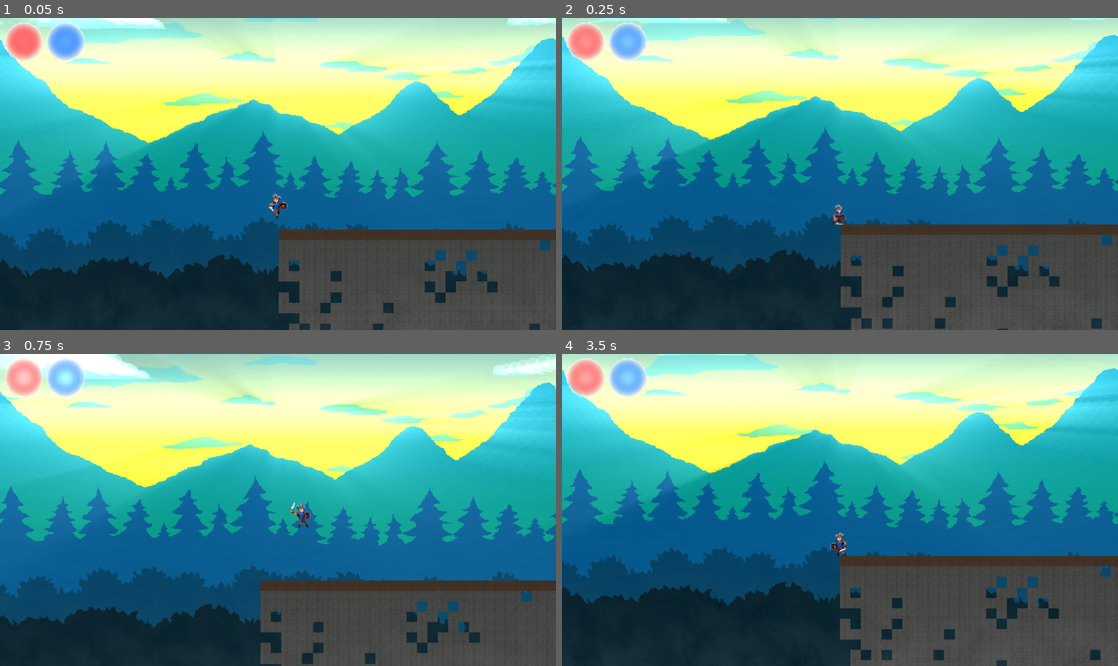
Above: before the commit, frames 1-4 (two rows, left to right).
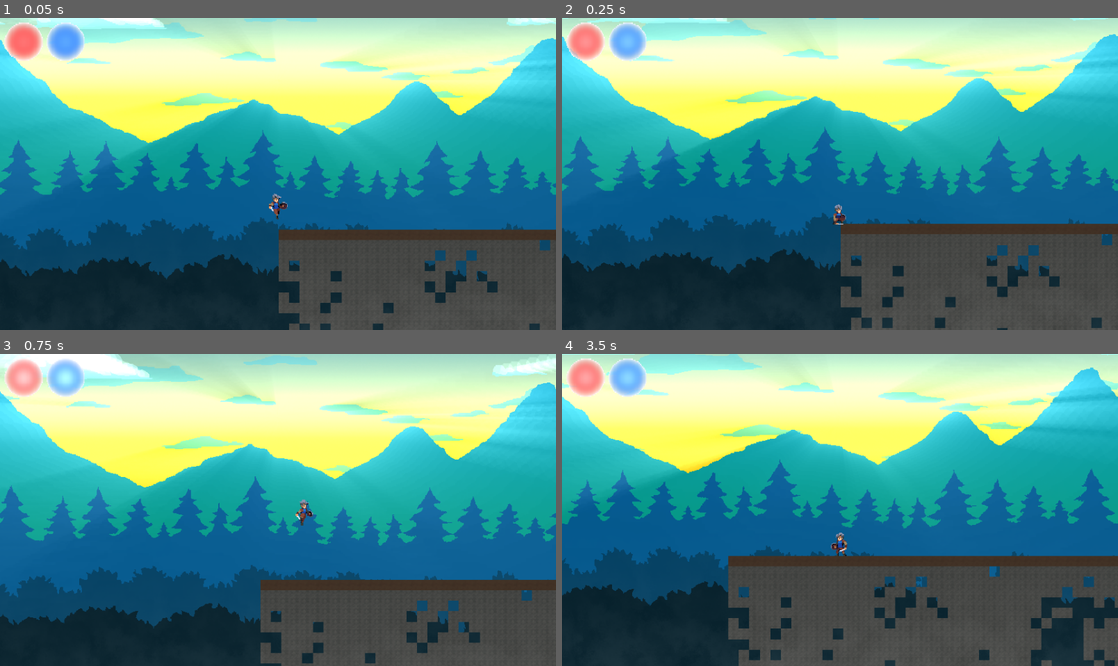
Above: after the commit, the same moments.

Repository: terriblepanic/first-game
Game: Godot game, scene res://scenes/Levels/cave_level.tscn
Two runs of this game, one before a commit and one after it. Both use one fixed random seed, a clock stepped at 60 frames per second and the inputs below. This scene is started directly instead of the project's main scene.
Inputs (mouse positions are in pixels of both pictures, inside the frame that each line leads up to):
- Up to frame 1 (0.05 s): no input
- Up to frame 2 (0.25 s): no input
- Up to frame 3 (0.75 s): tap Enter (ui_accept) at 0.5 s; move the mouse to (400, 494) at 0.52 s; hold D (move_right) from 0.53 s (still down); click (400, 494) at 0.6 s
- Up to frame 4 (3.5 s): tap Space (jump) at 0.77 s; right-click (962, 494) at 0.8 s; release D (move_right) at 1.25 s; drag from (728, 525) to (884, 547) at 1.27 s; move the mouse to (895, 441) at 2.02 s; hold A (move_left) 2.03-2.75 s; click (895, 441) at 2.1 s; right-click (895, 441) at 2.3 s; drag from (812, 572) to (673, 463) at 2.77 s

Frame 1 is identical in both runs. In frame 2, 0.6% of the frame differs, in the area x 0-100%, y 0-100%; in frame 3, 1.2%; in frame 4, 24%.

Commit message:
Finished player

Diff:
--- a/scenes/Levels/cave_level.tscn
+++ b/scenes/Levels/cave_level.tscn
@@ -17,6 +17,10 @@
 [ext_resource type="TileSet" uid="uid://c863tgpflukmr" path="res://assets/tilesets/nature.tres" id="15_nfivy"]
 [ext_resource type="PackedScene" uid="uid://dk5n7gglkk0k5" path="res://scenes/in_game_menu.tscn" id="17_7vjiv"]
 [ext_resource type="PackedScene" uid="uid://i60btftcy6ji" path="res://scenes/HUD.tscn" id="17_ft6cd"]
+
+[sub_resource type="CapsuleShape2D" id="CapsuleShape2D_7vjiv"]
+radius = 6.0
+height = 24.0
 
 [sub_resource type="ShaderMaterial" id="ShaderMaterial_mwfav"]
 shader = ExtResource("13_qmy6f")
@@ -49,6 +53,10 @@
 drag_top_margin = 0.0
 drag_right_margin = 0.0
 drag_bottom_margin = 0.0
+
+[node name="CollisionShape2D_body2" type="CollisionShape2D" parent="Player/Player"]
+position = Vector2(0, -12.525)
+shape = SubResource("CapsuleShape2D_7vjiv")
 
 [node name="ParallaxBackground" type="ParallaxBackground" parent="."]
 
--- a/scenes/Levels/kingdom_holl.tscn
+++ b/scenes/Levels/kingdom_holl.tscn
@@ -16,17 +16,21 @@
 [ext_resource type="Script" uid="uid://cqqc7s7kp8uem" path="res://addons/postfx/effects/VignetteFX.gd" id="13_r68dp"]
 [ext_resource type="PackedScene" uid="uid://dk5n7gglkk0k5" path="res://scenes/in_game_menu.tscn" id="14_4tqme"]
 
-[sub_resource type="Gradient" id="Gradient_sn8u8"]
+[sub_resource type="Gradient" id="Gradient_ucs00"]
 interpolation_mode = 2
 offsets = PackedFloat32Array(0, 0.554348, 0.73913)
 colors = PackedColorArray(1, 1, 1, 0.462745, 1, 1, 1, 0.0392157, 1, 1, 1, 0)
 
 [sub_resource type="GradientTexture2D" id="GradientTexture2D_xosg7"]
-gradient = SubResource("Gradient_sn8u8")
+gradient = SubResource("Gradient_ucs00")
 width = 256
 height = 256
 fill = 1
 fill_from = Vector2(0.5, 0.5)
+
+[sub_resource type="CapsuleShape2D" id="CapsuleShape2D_ucs00"]
+radius = 2.61
+height = 13.3
 
 [sub_resource type="FastNoiseLite" id="FastNoiseLite_4hhpu"]
 frequency = 0.0295
@@ -101,6 +105,11 @@
 metadata/color_temperature = 6500
 metadata/color_filter = Color(1, 1, 1, 0)
 
+[node name="CollisionShape2D_body2" type="CollisionShape2D" parent="Player/Player"]
+position = Vector2(0, -3)
+rotation = 1.5708
+shape = SubResource("CapsuleShape2D_ucs00")
+
 [node name="HUD" parent="." instance=ExtResource("2_ucs00")]
 layer = 100
 visible = false
--- a/scenes/Levels/kingdom_king.tscn
+++ b/scenes/Levels/kingdom_king.tscn
@@ -8,41 +8,6 @@
 [ext_resource type="Script" uid="uid://bvbw3ejkm2bck" path="res://addons/postfx/scripts/FXBase.gd" id="6_pdvh7"]
 [ext_resource type="Script" uid="uid://cqqc7s7kp8uem" path="res://addons/postfx/effects/VignetteFX.gd" id="7_u2yx4"]
 
-[sub_resource type="Gradient" id="Gradient_7b03i"]
-offsets = PackedFloat32Array(0)
-colors = PackedColorArray(0, 0, 0, 1)
-
-[sub_resource type="GradientTexture2D" id="GradientTexture2D_xmrvq"]
-gradient = SubResource("Gradient_7b03i")
-width = 1
-height = 1
-
-[sub_resource type="CapsuleShape2D" id="CapsuleShape2D_bmc7u"]
-
-[sub_resource type="OccluderPolygon2D" id="OccluderPolygon2D_sn8u8"]
-polygon = PackedVector2Array(253, 75, 253, 79, 255, 79, 255, 92, 253, 92, 253, 94, 251, 94, 251, 96, 229, 96, 229, 94, 227, 94, 227, 92, 225, 92, 225, 79, 227, 79, 227, 75)
-
-[sub_resource type="OccluderPolygon2D" id="OccluderPolygon2D_5a2w1"]
-polygon = PackedVector2Array(419, 75, 445, 75, 445, 79, 447, 79, 447, 92, 445, 92, 445, 94, 443, 94, 443, 96, 421, 96, 421, 94, 419, 94, 419, 92, 417, 92, 417, 79, 419, 79)
-
-[sub_resource type="OccluderPolygon2D" id="OccluderPolygon2D_lvkt7"]
-polygon = PackedVector2Array(227, 203, 253, 203, 253, 207, 255, 207, 255, 220, 253, 220, 253, 222, 251, 222, 251, 224, 229, 224, 229, 222, 227, 222, 227, 220, 225, 220, 225, 207, 227, 207)
-
-[sub_resource type="OccluderPolygon2D" id="OccluderPolygon2D_olvp1"]
-polygon = PackedVector2Array(419, 203, 445, 203, 445, 207, 447, 207, 447, 220, 445, 220, 445, 222, 443, 222, 443, 224, 421, 224, 421, 222, 419, 222, 419, 220, 417, 220, 417, 207, 419, 207)
-
-[sub_resource type="OccluderPolygon2D" id="OccluderPolygon2D_fwsy5"]
-polygon = PackedVector2Array(227, 331, 253, 331, 253, 335, 255, 335, 255, 348, 253, 348, 253, 350, 251, 350, 251, 352, 229, 352, 229, 350, 227, 350, 227, 348, 225, 348, 225, 335, 227, 335)
-
-[sub_resource type="OccluderPolygon2D" id="OccluderPolygon2D_pdvh7"]
-polygon = PackedVector2Array(419, 331, 445, 331, 445, 335, 447, 335, 447, 348, 445, 348, 445, 350, 443, 350, 443, 352, 421, 352, 421, 350, 419, 350, 419, 348, 417, 348, 417, 335, 419, 335)
-
-[sub_resource type="OccluderPolygon2D" id="OccluderPolygon2D_u2yx4"]
-polygon = PackedVector2Array(227, 459, 253, 459, 253, 463, 255, 463, 255, 476, 253, 476, 253, 478, 251, 478, 251, 480, 229, 480, 229, 478, 227, 478, 227, 476, 225, 476, 225, 463, 227, 463)
-
-[sub_resource type="OccluderPolygon2D" id="OccluderPolygon2D_g5c1c"]
-polygon = PackedVector2Array(419, 459, 445, 459, 445, 463, 447, 463, 447, 476, 445, 476, 445, 478, 443, 478, 443, 480, 421, 480, 421, 478, 419, 478, 419, 476, 417, 476, 417, 463, 419, 463)
-
 [sub_resource type="Gradient" id="Gradient_sn8u8"]
 interpolation_mode = 2
 offsets = PackedFloat32Array(0, 0.666667)
@@ -55,6 +20,41 @@
 fill = 1
 fill_from = Vector2(0.5, 0.5)
 
+[sub_resource type="Gradient" id="Gradient_7b03i"]
+offsets = PackedFloat32Array(0)
+colors = PackedColorArray(0, 0, 0, 1)
+
+[sub_resource type="GradientTexture2D" id="GradientTexture2D_xmrvq"]
+gradient = SubResource("Gradient_7b03i")
+width = 1
+height = 1
+
+[sub_resource type="CapsuleShape2D" id="CapsuleShape2D_bmc7u"]
+
+[sub_resource type="OccluderPolygon2D" id="OccluderPolygon2D_sn8u8"]
+polygon = PackedVector2Array(253, 75, 253, 79, 255, 79, 255, 92, 253, 92, 253, 94, 251, 94, 251, 96, 229, 96, 229, 94, 227, 94, 227, 92, 225, 92, 225, 79, 227, 79, 227, 75)
+
+[sub_resource type="OccluderPolygon2D" id="OccluderPolygon2D_5a2w1"]
+polygon = PackedVector2Array(419, 75, 445, 75, 445, 79, 447, 79, 447, 92, 445, 92, 445, 94, 443, 94, 443, 96, 421, 96, 421, 94, 419, 94, 419, 92, 417, 92, 417, 79, 419, 79)
+
+[sub_resource type="OccluderPolygon2D" id="OccluderPolygon2D_lvkt7"]
+polygon = PackedVector2Array(227, 203, 253, 203, 253, 207, 255, 207, 255, 220, 253, 220, 253, 222, 251, 222, 251, 224, 229, 224, 229, 222, 227, 222, 227, 220, 225, 220, 225, 207, 227, 207)
+
+[sub_resource type="OccluderPolygon2D" id="OccluderPolygon2D_olvp1"]
+polygon = PackedVector2Array(419, 203, 445, 203, 445, 207, 447, 207, 447, 220, 445, 220, 445, 222, 443, 222, 443, 224, 421, 224, 421, 222, 419, 222, 419, 220, 417, 220, 417, 207, 419, 207)
+
+[sub_resource type="OccluderPolygon2D" id="OccluderPolygon2D_fwsy5"]
+polygon = PackedVector2Array(227, 331, 253, 331, 253, 335, 255, 335, 255, 348, 253, 348, 253, 350, 251, 350, 251, 352, 229, 352, 229, 350, 227, 350, 227, 348, 225, 348, 225, 335, 227, 335)
+
+[sub_resource type="OccluderPolygon2D" id="OccluderPolygon2D_pdvh7"]
+polygon = PackedVector2Array(419, 331, 445, 331, 445, 335, 447, 335, 447, 348, 445, 348, 445, 350, 443, 350, 443, 352, 421, 352, 421, 350, 419, 350, 419, 348, 417, 348, 417, 335, 419, 335)
+
+[sub_resource type="OccluderPolygon2D" id="OccluderPolygon2D_u2yx4"]
+polygon = PackedVector2Array(227, 459, 253, 459, 253, 463, 255, 463, 255, 476, 253, 476, 253, 478, 251, 478, 251, 480, 229, 480, 229, 478, 227, 478, 227, 476, 225, 476, 225, 463, 227, 463)
+
+[sub_resource type="OccluderPolygon2D" id="OccluderPolygon2D_g5c1c"]
+polygon = PackedVector2Array(419, 459, 445, 459, 445, 463, 447, 463, 447, 476, 445, 476, 445, 478, 443, 478, 443, 480, 421, 480, 421, 478, 419, 478, 419, 476, 417, 476, 417, 463, 419, 463)
+
 [sub_resource type="Gradient" id="Gradient_5a2w1"]
 interpolation_mode = 2
 offsets = PackedFloat32Array(0, 0.663043)
@@ -102,123 +102,13 @@
 tile_map_data = PackedByteArray("AAAKAAEAAAAIAAAAAAA=")
 tile_set = ExtResource("1_uybik")
 
-[node name="BG" type="Sprite2D" parent="."]
-z_index = -1
-position = Vector2(359.5, 197.5)
-scale = Vector2(1485, 1095)
-texture = SubResource("GradientTexture2D_xmrvq")
-
-[node name="Collisions" type="Node2D" parent="."]
-z_index = 1
-
-[node name="Column_1" type="StaticBody2D" parent="Collisions"]
-
-[node name="CollisionShape2D" type="CollisionShape2D" parent="Collisions/Column_1"]
-z_index = 1
-position = Vector2(240, 86)
-rotation = 1.5708
-shape = SubResource("CapsuleShape2D_bmc7u")
-
-[node name="LightOccluder2D" type="LightOccluder2D" parent="Collisions/Column_1"]
-occluder = SubResource("OccluderPolygon2D_sn8u8")
-
-[node name="Column_2" type="StaticBody2D" parent="Collisions"]
-
-[node name="CollisionShape2D" type="CollisionShape2D" parent="Collisions/Column_2"]
-z_index = 1
-position = Vector2(432, 86)
-rotation = 1.5708
-shape = SubResource("CapsuleShape2D_bmc7u")
-
-[node name="LightOccluder2D" type="LightOccluder2D" parent="Collisions/Column_2"]
-occluder = SubResource("OccluderPolygon2D_5a2w1")
-
-[node name="Column_3" type="StaticBody2D" parent="Collisions"]
-
-[node name="CollisionShape2D" type="CollisionShape2D" parent="Collisions/Column_3"]
-z_index = 1
-position = Vector2(240, 214)
-rotation = 1.5708
-shape = SubResource("CapsuleShape2D_bmc7u")
-
-[node name="LightOccluder2D" type="LightOccluder2D" parent="Collisions/Column_3"]
-occluder = SubResource("OccluderPolygon2D_lvkt7")
-
-[node name="Column_4" type="StaticBody2D" parent="Collisions"]
-
-[node name="CollisionShape2D" type="CollisionShape2D" parent="Collisions/Column_4"]
-z_index = 1
-position = Vector2(432, 214)
-rotation = 1.5708
-shape = SubResource("CapsuleShape2D_bmc7u")
-
-[node name="LightOccluder2D" type="LightOccluder2D" parent="Collisions/Column_4"]
-occluder = SubResource("OccluderPolygon2D_olvp1")
-
-[node name="Column_5" type="StaticBody2D" parent="Collisions"]
-
-[node name="CollisionShape2D" type="CollisionShape2D" parent="Collisions/Column_5"]
-z_index = 1
-position = Vector2(240, 342)
-rotation = 1.5708
-shape = SubResource("CapsuleShape2D_bmc7u")
-
-[node name="LightOccluder2D" type="LightOccluder2D" parent="Collisions/Column_5"]
-occluder = SubResource("OccluderPolygon2D_fwsy5")
-
-[node name="Column_6" type="StaticBody2D" parent="Collisions"]
-
-[node name="CollisionShape2D" type="CollisionShape2D" parent="Collisions/Column_6"]
-z_index = 1
-position = Vector2(432, 342)
-rotation = 1.5708
-shape = SubResource("CapsuleShape2D_bmc7u")
-
-[node name="LightOccluder2D" type="LightOccluder2D" parent="Collisions/Column_6"]
-occluder = SubResource("OccluderPolygon2D_pdvh7")
-
-[node name="Column_7" type="StaticBody2D" parent="Collisions"]
-
-[node name="CollisionShape2D" type="CollisionShape2D" parent="Collisions/Column_7"]
-z_index = 1
-position = Vector2(240, 470)
-rotation = 1.5708
-shape = SubResource("CapsuleShape2D_bmc7u")
-
-[node name="LightOccluder2D" type="LightOccluder2D" parent="Collisions/Column_7"]
-occluder = SubResource("OccluderPolygon2D_u2yx4")
-
-[node name="Column_8" type="StaticBody2D" parent="Collisions"]
-
-[node name="CollisionShape2D" type="CollisionShape2D" parent="Collisions/Column_8"]
-z_index = 1
-position = Vector2(432, 470)
-rotation = 1.5708
-shape = SubResource("CapsuleShape2D_bmc7u")
-
-[node name="LightOccluder2D" type="LightOccluder2D" parent="Collisions/Column_8"]
-occluder = SubResource("OccluderPolygon2D_g5c1c")
-
-[node name="Throne" type="StaticBody2D" parent="Collisions"]
-
-[node name="CollisionShape2D" type="CollisionPolygon2D" parent="Collisions/Throne"]
-visible = false
-z_index = 2
-position = Vector2(338, 66)
-polygon = PackedVector2Array(-23, 8, -23, 16, -10, 16, -10, 11, 6, 11, 6, 16, 19, 16, 19, 8, 17, 8, 17, -9, -21, -9, -21, 8)
-
-[node name="Walls" type="StaticBody2D" parent="Collisions"]
-
-[node name="CollisionPolygon2D" type="CollisionPolygon2D" parent="Collisions/Walls"]
-build_mode = 1
-polygon = PackedVector2Array(160, 0, 160, 508, 256, 508, 256, 540, 286.848, 540, 287, 600, 386, 600, 385.956, 540, 415, 540, 415, 508, 512, 508, 512, 0)
-
 [node name="Player" parent="." instance=ExtResource("2_jhoyw")]
 light_mask = 9
 z_index = 2
 y_sort_enabled = true
-position = Vector2(336, 478)
+position = Vector2(325, 365)
 view_mode = 1
+speed = 50.0
 metadata/_edit_group_ = true
 
 [node name="Camera2D" type="Camera2D" parent="Player"]
@@ -230,12 +120,124 @@
 position_smoothing_enabled = true
 
 [node name="PointLight2D" type="PointLight2D" parent="Player"]
+position = Vector2(0, -9)
 shadow_enabled = true
 shadow_filter = 2
 texture = SubResource("GradientTexture2D_5a2w1")
 metadata/use_color_temperature = true
 metadata/color_temperature = 6500
 metadata/color_filter = Color(1, 1, 1, 0)
+
+[node name="BG" type="Sprite2D" parent="."]
+z_index = -1
+position = Vector2(359.5, 197.5)
+scale = Vector2(1485, 1095)
+texture = SubResource("GradientTexture2D_xmrvq")
+
+[node name="Collisions" type="Node2D" parent="."]
+z_index = 1
+
+[node name="Column_1" type="StaticBody2D" parent="Collisions"]
+
+[node name="CollisionShape2D" type="CollisionShape2D" parent="Collisions/Column_1"]
+z_index = 1
+position = Vector2(240, 86)
+rotation = 1.5708
+shape = SubResource("CapsuleShape2D_bmc7u")
+
+[node name="LightOccluder2D" type="LightOccluder2D" parent="Collisions/Column_1"]
+occluder = SubResource("OccluderPolygon2D_sn8u8")
+
+[node name="Column_2" type="StaticBody2D" parent="Collisions"]
+
+[node name="CollisionShape2D" type="CollisionShape2D" parent="Collisions/Column_2"]
+z_index = 1
+position = Vector2(432, 86)
+rotation = 1.5708
+shape = SubResource("CapsuleShape2D_bmc7u")
+
+[node name="LightOccluder2D" type="LightOccluder2D" parent="Collisions/Column_2"]
+occluder = SubResource("OccluderPolygon2D_5a2w1")
+
+[node name="Column_3" type="StaticBody2D" parent="Collisions"]
+
+[node name="CollisionShape2D" type="CollisionShape2D" parent="Collisions/Column_3"]
+z_index = 1
+position = Vector2(240, 214)
+rotation = 1.5708
+shape = SubResource("CapsuleShape2D_bmc7u")
+
+[node name="LightOccluder2D" type="LightOccluder2D" parent="Collisions/Column_3"]
+occluder = SubResource("OccluderPolygon2D_lvkt7")
+
+[node name="Column_4" type="StaticBody2D" parent="Collisions"]
+
+[node name="CollisionShape2D" type="CollisionShape2D" parent="Collisions/Column_4"]
+z_index = 1
+position = Vector2(432, 214)
+rotation = 1.5708
+shape = SubResource("CapsuleShape2D_bmc7u")
+
+[node name="LightOccluder2D" type="LightOccluder2D" parent="Collisions/Column_4"]
+occluder = SubResource("OccluderPolygon2D_olvp1")
+
+[node name="Column_5" type="StaticBody2D" parent="Collisions"]
+
+[node name="CollisionShape2D" type="CollisionShape2D" parent="Collisions/Column_5"]
+z_index = 1
+position = Vector2(240, 342)
+rotation = 1.5708
+shape = SubResource("CapsuleShape2D_bmc7u")
+
+[node name="LightOccluder2D" type="LightOccluder2D" parent="Collisions/Column_5"]
+occluder = SubResource("OccluderPolygon2D_fwsy5")
+
+[node name="Column_6" type="StaticBody2D" parent="Collisions"]
+
+[node name="CollisionShape2D" type="CollisionShape2D" parent="Collisions/Column_6"]
+z_index = 1
+position = Vector2(432, 342)
+rotation = 1.5708
+shape = SubResource("CapsuleShape2D_bmc7u")
+
+[node name="LightOccluder2D" type="LightOccluder2D" parent="Collisions/Column_6"]
+occluder = SubResource("OccluderPolygon2D_pdvh7")
+
+[node name="Column_7" type="StaticBody2D" parent="Collisions"]
+
+[node name="CollisionShape2D" type="CollisionShape2D" parent="Collisions/Column_7"]
+z_index = 1
+position = Vector2(240, 470)
+rotation = 1.5708
+shape = SubResource("CapsuleShape2D_bmc7u")
+
+[node name="LightOccluder2D" type="LightOccluder2D" parent="Collisions/Column_7"]
+occluder = SubResource("OccluderPolygon2D_u2yx4")
+
+[node name="Column_8" type="StaticBody2D" parent="Collisions"]
+
+[node name="CollisionShape2D" type="CollisionShape2D" parent="Collisions/Column_8"]
+z_index = 1
+position = Vector2(432, 470)
+rotation = 1.5708
+shape = SubResource("CapsuleShape2D_bmc7u")
+
+[node name="LightOccluder2D" type="LightOccluder2D" parent="Collisions/Column_8"]
+occluder = SubResource("OccluderPolygon2D_g5c1c")
+
+[node name="Throne" type="StaticBody2D" parent="Collisions"]
+
+[node name="CollisionShape2D" type="CollisionPolygon2D" parent="Collisions/Throne"]
+visible = false
+z_index = 2
+position = Vector2(338, 66)
+polygon = PackedVector2Array(-23, 8, -23, 16, -10, 16, -10, 11, 6, 11, 6, 16, 19, 16, 19, 8, 17, 8, 17, -9, -21, -9, -21, 8)
+
+[node name="Walls" type="StaticBody2D" parent="Collisions"]
+
+[node name="CollisionPolygon2D" type="CollisionPolygon2D" parent="Collisions/Walls"]
+build_mode = 1
+polygon = PackedVector2Array(160, 0, 160, 508, 256, 508, 256, 540, 286.848, 540, 287, 600, 386, 600, 385.956, 540, 415, 540, 415, 508, 512, 508, 512, 0)
 
 [node name="HUD" parent="." instance=ExtResource("3_sn8u8")]
 layer = 100
--- /dev/null
+++ b/scenes/Levels/mining.tscn
@@ -0,0 +1,66 @@
+[gd_scene load_steps=6 format=3 uid="uid://b1jldarqwjutx"]
+
+[ext_resource type="PackedScene" uid="uid://dolm0awkrgl7m" path="res://scenes/player.tscn" id="1_qpjmm"]
+[ext_resource type="PackedScene" uid="uid://i60btftcy6ji" path="res://scenes/HUD.tscn" id="2_lfneh"]
+[ext_resource type="Texture2D" uid="uid://baua631ap75lh" path="res://assets/test/mining.png" id="3_y5bej"]
+
+[sub_resource type="Gradient" id="Gradient_sn8u8"]
+interpolation_mode = 2
+offsets = PackedFloat32Array(0, 0.554348, 0.73913)
+colors = PackedColorArray(1, 1, 1, 0.462745, 1, 1, 1, 0.0392157, 1, 1, 1, 0)
+
+[sub_resource type="GradientTexture2D" id="GradientTexture2D_kf5cw"]
+gradient = SubResource("Gradient_sn8u8")
+width = 256
+height = 256
+fill = 1
+fill_from = Vector2(0.5, 0.5)
+
+[node name="Main" type="Node2D"]
+
+[node name="Player" type="CanvasLayer" parent="."]
+layer = 0
+follow_viewport_enabled = true
+
+[node name="Player" parent="Player" instance=ExtResource("1_qpjmm")]
+position = Vector2(-191, 84)
+speed = 150.0
+metadata/_edit_group_ = true
+
+[node name="Camera2D" type="Camera2D" parent="Player/Player"]
+position = Vector2(0, -47)
+zoom = Vector2(2.3, 2.3)
+limit_left = -417
+limit_top = -144
+limit_right = 55
+limit_bottom = 109
+limit_smoothed = true
+position_smoothing_enabled = true
+position_smoothing_speed = 10.0
+drag_left_margin = 0.0
+drag_top_margin = 0.0
+drag_right_margin = 0.0
+drag_bottom_margin = 0.0
+
+[node name="PointLight2D" type="PointLight2D" parent="Player/Player"]
+position = Vector2(0, -25)
+shadow_enabled = true
+shadow_filter = 2
+texture = SubResource("GradientTexture2D_kf5cw")
+metadata/use_color_temperature = true
+metadata/color_temperature = 6500
+metadata/color_filter = Color(1, 1, 1, 0)
+
+[node name="HUD" parent="." instance=ExtResource("2_lfneh")]
+layer = 100
+visible = false
+
+[node name="Sprite2D" type="Sprite2D" parent="."]
+position = Vector2(-181, -17)
+texture = ExtResource("3_y5bej")
+
+[node name="StaticBody2D" type="StaticBody2D" parent="."]
+
+[node name="CollisionPolygon2D" type="CollisionPolygon2D" parent="StaticBody2D"]
+build_mode = 1
+polygon = PackedVector2Array(-418, 85, 56, 85, 55, -145, -418, -145)
--- a/scenes/Levels/pantheon.tscn
+++ b/scenes/Levels/pantheon.tscn
@@ -34,6 +34,10 @@
 fill = 1
 fill_from = Vector2(0.5, 0.5)
 
+[sub_resource type="CapsuleShape2D" id="CapsuleShape2D_fuqn8"]
+radius = 2.61
+height = 13.3
+
 [sub_resource type="ShaderMaterial" id="ShaderMaterial_os1q6"]
 shader = ExtResource("4_fbv6d")
 shader_parameter/bg_color = Vector4(0, 0, 0, 0)
@@ -325,6 +329,11 @@
 metadata/color_temperature = 6500
 metadata/color_filter = Color(1, 1, 1, 0)
 
+[node name="CollisionShape2D_body2" type="CollisionShape2D" parent="Player/Player"]
+position = Vector2(0, -3)
+rotation = 1.5708
+shape = SubResource("CapsuleShape2D_fuqn8")
+
 [node name="HUD" parent="." instance=ExtResource("2_vr15j")]
 layer = 100
 
--- a/scenes/player.tscn
+++ b/scenes/player.tscn
@@ -6,8 +6,8 @@
 [ext_resource type="Script" uid="uid://baj7ercl2fb7l" path="res://addons/coyote_jump/coyote_jump.gd" id="3_qhqgy"]
 
 [sub_resource type="CapsuleShape2D" id="CapsuleShape2D_qhqgy"]
-radius = 5.0
-height = 26.0
+radius = 2.61
+height = 12.0
 
 [sub_resource type="CircleShape2D" id="CircleShape2D_dqkch"]
 radius = 24.0
@@ -672,11 +672,11 @@
 [node name="AnimatedSprite2D" type="AnimatedSprite2D" parent="."]
 position = Vector2(0, -28)
 sprite_frames = ExtResource("2_dqkch")
-animation = &"spell_cast"
-frame_progress = 0.17933
+animation = &"landing"
 
 [node name="CollisionShape2D_body" type="CollisionShape2D" parent="."]
-position = Vector2(0, -13)
+position = Vector2(0, -10)
+rotation = 1.5708
 shape = SubResource("CapsuleShape2D_qhqgy")
 
 [node name="InteractArea" type="Area2D" parent="."]
--- a/scripts/player.gd
+++ b/scripts/player.gd
@@ -71,7 +71,7 @@
 @onready var death_label     : Label            = $"../../HUD/DeathLabel"
 @onready var inventory                        = $"../../HUD/Inventory"
 @onready var world_map                        = get_parent().get_parent()
-@onready var tilemap: TileMapLayer = (world_map.get_node("WorldMap") as TileMapLayer)
+@onready var tilemap: TileMapLayer = (world_map.get_node_or_null("WorldMap") as TileMapLayer)
 
 # ───────────── READY ─────────────
 func _ready() -> void:
@@ -90,7 +90,8 @@
 	_was_on_floor = is_on_floor()
 
 	# после инициализации tilemap:
-	_tile_size = tilemap.tile_set.tile_size
+	if tilemap:
+		_tile_size = tilemap.tile_set.tile_size
 
 # ───────── PHYSICS LOOP ──────────
 func _physics_process(delta: float) -> void:
@@ -100,11 +101,14 @@
 
 # ───────── SIDE VIEW ─────────────
 func _process_side_view(delta: float) -> void:
-	var dir_h := Input.get_axis("move_left","move_right")
-	velocity.x = dir_h * speed
-	if dir_h != 0:
-		anim.flip_h = dir_h < 0
-		_sync_hitboxes()
+	if _is_attacking and is_on_floor():
+		velocity.x = 0
+	else:
+		var dir_h := Input.get_axis("move_left", "move_right")
+		velocity.x = dir_h * speed
+		if dir_h != 0:
+			anim.flip_h = dir_h < 0
+			_sync_hitboxes()
 
 	if not is_on_floor():
 		velocity.y += gravity * (gravity_up_factor if velocity.y < 0 else gravity_down_factor) * delta
@@ -141,9 +145,11 @@
 
 # ───────── INPUT ─────────
 func _handle_inputs() -> void:
-	if Input.is_action_just_pressed("attack") and not _is_attacking:
+	# ближняя атака только если на земле и не в другом действии
+	if Input.is_action_just_pressed("attack") and not _is_attacking and is_on_floor():
 		_melee_attack()
-	if Input.is_action_just_pressed("magic_attack") and not _is_attacking:
+	# магическая атака только если на земле и не в другом действии
+	if Input.is_action_just_pressed("magic_attack") and not _is_attacking and is_on_floor():
 		_magic_attack()
 
 	# добыча
@@ -239,7 +245,7 @@
 
 # ───── НАЧАЛО ДОБЫЧИ ────────────
 func _start_mining() -> void:
-	if _is_mining or _is_attacking:
+	if tilemap == null or _is_mining or _is_attacking:
 		return
 
 	var shape: CircleShape2D = mining_area.get_node("CollisionShape2D").shape as CircleShape2D
Binary file removed: assets/char_blue_2.png
Binary file added: assets/test/boss.png
Not shown, added: assets/test/boss.png.import
Binary file added: assets/test/mining.png
Not shown, changed: assets/test/mining.png.import
Binary file added: assets/test/street.png
Not shown, added: assets/test/street.png.import
Not shown: 1 places in scenes/Levels/cave_level.tscn that only renumber resources
Not shown: 1 places in scenes/Levels/kingdom_holl.tscn that only renumber resources
Not shown: 1 places in scenes/Levels/pantheon.tscn that only renumber resources
